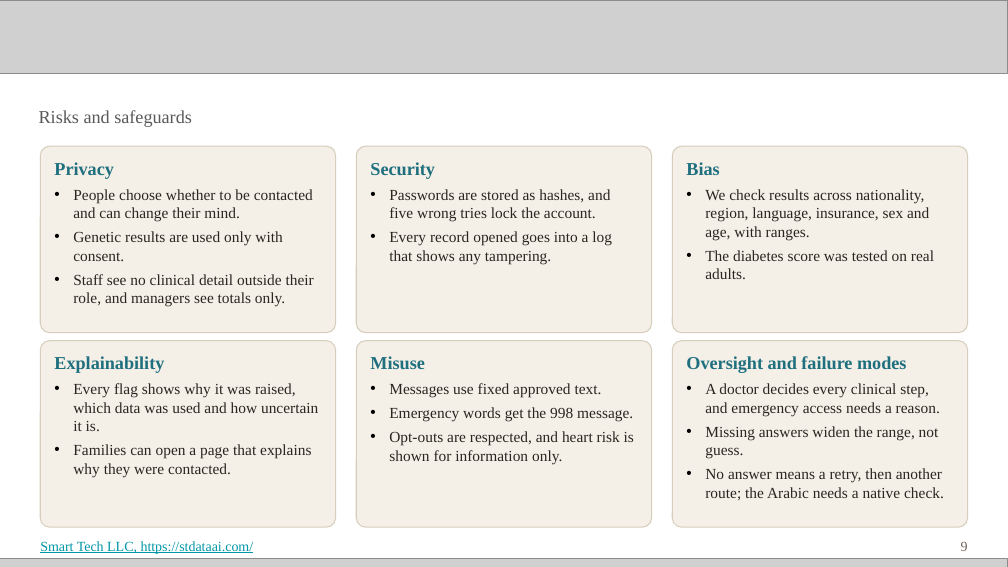
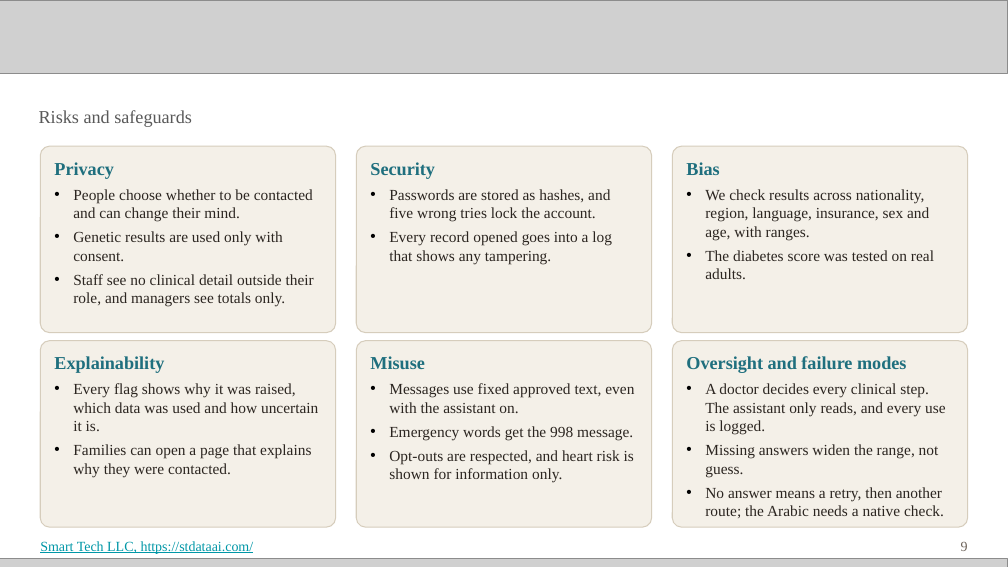
Before and after one commit to Smarttechk/Hack2Skill_Precision-Prevention, a slide deck: slide 9 of docs/Submission_Deck.pptx. Drawn at 1008x567 pixels with LibreOffice and Linux fonts; fonts in the diff are those of the drawing; grey boxes stand for pictures. Boxes give left, top, right and bottom in pixels: in the first picture for what was removed or moved away, otherwise in the second. Text is boxed around its words. In the diff, an @@ line names an element or a change of style, - is before the commit and + after.

```diff
--- a/docs/Submission_Deck.pptx
+++ b/docs/Submission_Deck.pptx
@@ text at <box>389,383,634,413</box>: text changed @@
-• Messages use fixed approved text.
+• Messages use fixed approved text, even with the assistant on.
@@ text at <box>705,383,946,435</box>: text changed @@
-• A doctor decides every clinical step, and emergency access needs a reason.
+• A doctor decides every clinical step. The assistant only reads, and every use is logged.
```
Also in this commit, not shown: 2 other slides changed, 3 other files.
